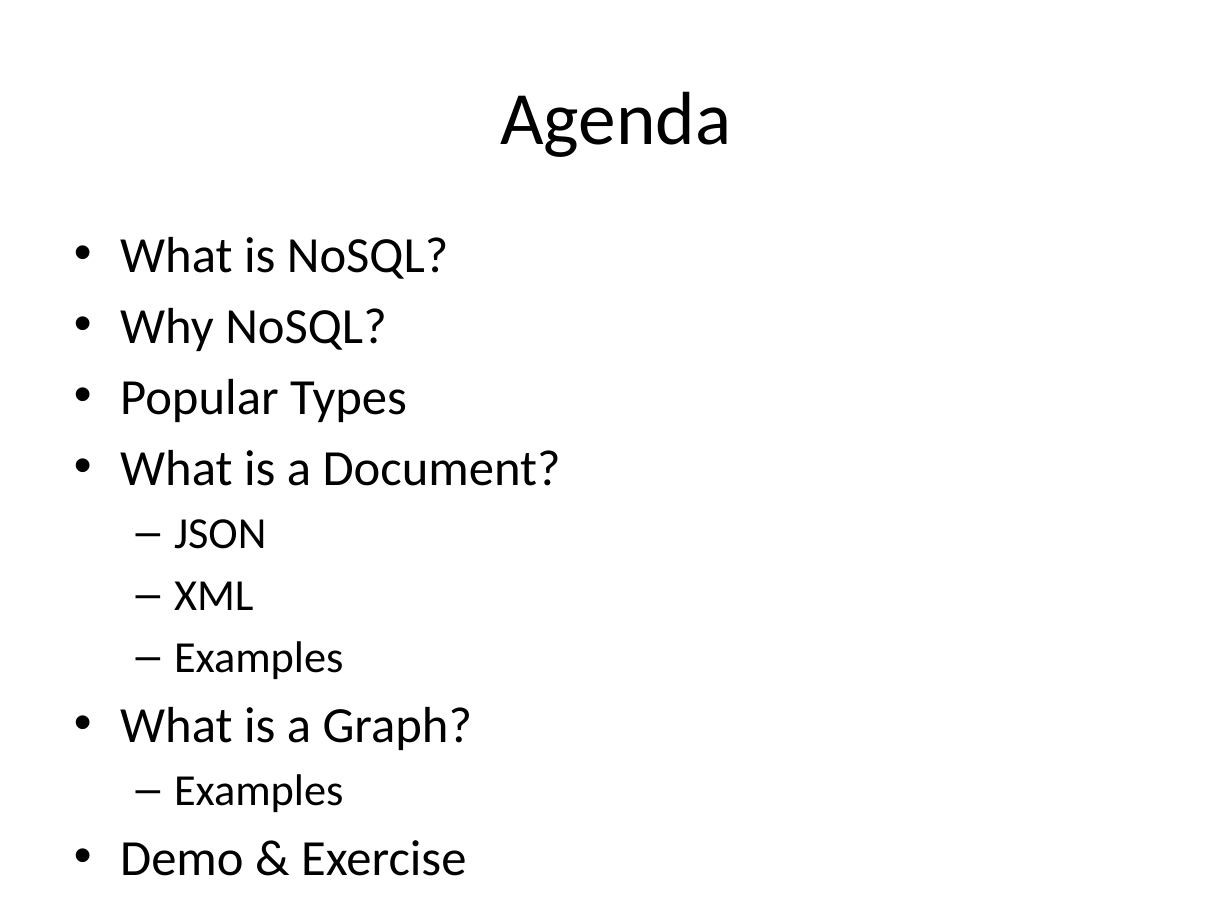
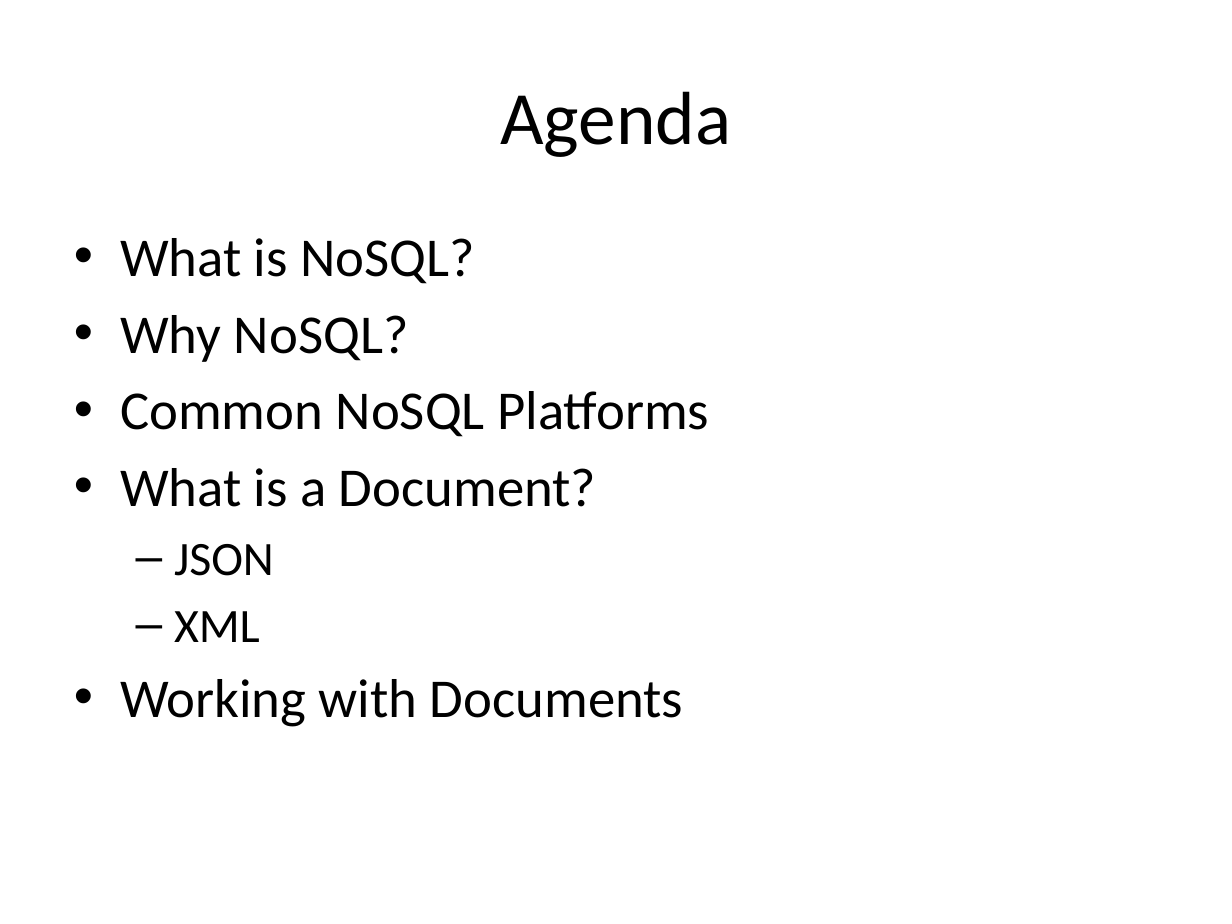
Before and after one commit to UUDeCART/NoSQL, a slide deck: slide 3 of NoSQL.pptx. Drawn at 1232x924 pixels with LibreOffice and Linux fonts; fonts in the diff are those of the drawing. Boxes give left, top, right and bottom in pixels: in the first picture for what was removed or moved away, otherwise in the second. Text is boxed around its words. In the diff, an @@ line names an element or a change of style, - is before the commit and + after.

Commit message:
DeCART First Half Day Files
NoSQL Topics
OrientDB Graph & MongoDB

```diff
--- a/NoSQL.pptx
+++ b/NoSQL.pptx
@@ text at [120,238,596,642]: size 29.6 to 32 pt in "What is NoSQL?", "Why NoSQL?", "What is a Document?"; size 25.9 to 28 pt in "JSON", "XML" @@
@@ text at [120,391,709,437]: text changed; size 29.6 to 32 pt @@
-• Popular Types
+• Common NoSQL Platforms
@@ text at [120,679,683,727]: text changed; size 29.6 to 32 pt @@
-  – Examples
-• What is a Graph?
-  – Examples
-• Demo & Exercise
+• Working with Documents
```
Also in this commit, not shown: 10 other slides changed, 4 slides added, 1 slide removed, 7 other files.
